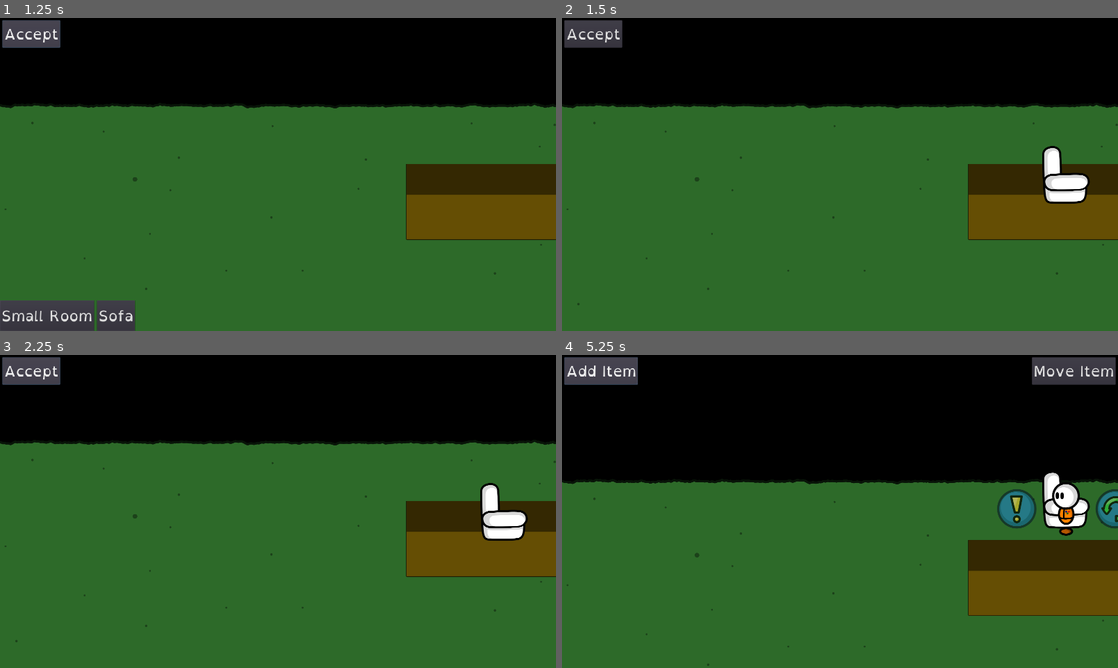
Above: before the commit, frames 1-4 (two rows, left to right).
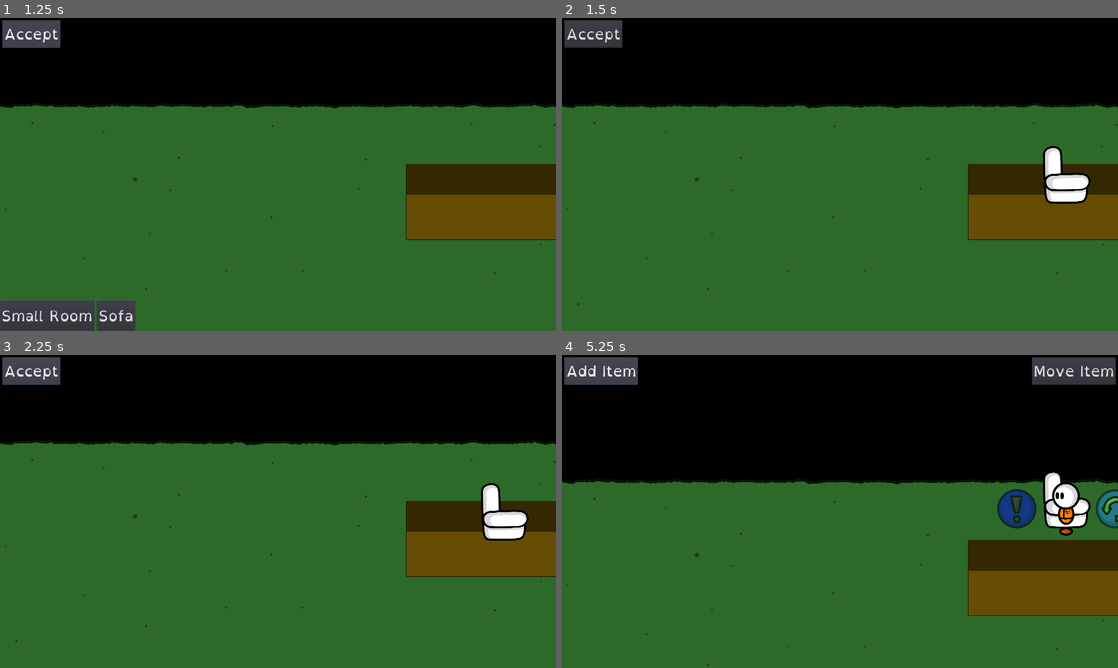
Above: after the commit, the same moments.

Repository: fupicat/szabandoned-0
Game: Godot game, scene res://Scenes/Places/House.tscn
The game is run twice, just before and just after one commit, with the same random seed, the same clock (stepped at 60 frames per second) and the same inputs.
Inputs:
- Up to frame 1 (1.25 s): click "Add Item" at 0.5 s
- Up to frame 2 (1.5 s): click "Sofa" at 1.25 s
- Up to frame 3 (2.25 s): click "Accept" at 2 s
- Up to frame 4 (5.25 s): click "Accept" at 2.75 s; tap Enter at 3.5 s; hold X (action) 3.53-4.28 s; hold Up (up) 3.53-5.03 s; tap Tab (mode) at 3.8, 4.35 s; tap X (action) at 4.55 s; hold Left (left) from 5.03 s (still down); hold X (action) from 5.03 s (still down)

Frame 1 is identical in both runs. In frame 2, 0.2% of the frame differs, in the area x 86-96%, y 40-60%; in frame 3, 0.2%; in frame 4, 0.6%, in the area x 78-96%, y 37-56%.

Commit message:
Action highlighting + print what you selected

Diff:
--- a/Scenes/Placeables/Sofa.tscn
+++ b/Scenes/Placeables/Sofa.tscn
@@ -1,7 +1,7 @@
 [gd_scene load_steps=5 format=2]
 
 [ext_resource path="res://Scripts/Placeable.gd" type="Script" id=1]
-[ext_resource path="res://Art/Placeables/Sofa.png" type="Texture" id=2]
+[ext_resource path="res://Art/Placeables/SofaSide.png" type="Texture" id=2]
 
 [sub_resource type="RectangleShape2D" id=1]
 extents = Vector2( 113.752, 35.162 )
--- a/Scenes/Player.tscn
+++ b/Scenes/Player.tscn
@@ -91,7 +91,6 @@
 script = ExtResource( 3 )
 
 [node name="Menu" type="Control" parent="Actions"]
-editor/display_folded = true
 anchor_left = 0.5
 anchor_top = 0.5
 anchor_right = 0.5
@@ -102,6 +101,7 @@
 margin_bottom = 305.3
 
 [node name="L" type="TextureButton" parent="Actions/Menu"]
+modulate = Color( 0.215686, 0.219608, 1, 1 )
 anchor_top = 0.5
 anchor_bottom = 0.5
 margin_top = -118.0
@@ -142,14 +142,14 @@
 margin_bottom = 236.0
 texture_normal = ExtResource( 4 )
 
-[node name="UR" type="TextureButton" parent="Actions/Menu"]
+[node name="RU" type="TextureButton" parent="Actions/Menu"]
 anchor_left = 1.0
 anchor_right = 1.0
 margin_left = -236.0
 margin_bottom = 236.0
 texture_normal = ExtResource( 4 )
 
-[node name="DR" type="TextureButton" parent="Actions/Menu"]
+[node name="RD" type="TextureButton" parent="Actions/Menu"]
 anchor_left = 1.0
 anchor_top = 1.0
 anchor_right = 1.0
--- a/Scripts/Player.gd
+++ b/Scripts/Player.gd
@@ -24,7 +24,7 @@
     move_and_slide(move, Vector2(0, -1))
 
 func _input(event):
-    if event.is_action_pressed("action") and !get_parent().edit_mode:
+    if event.is_action_pressed("action") and !get_parent().edit_mode and !$Actions.select:
         var inters = get_tree().get_nodes_in_group("Interactable")
         if len(inters) > 0:
             var onmes = []
--- a/Scripts/UI/ActionsUI.gd
+++ b/Scripts/UI/ActionsUI.gd
@@ -1,11 +1,13 @@
 extends Node2D
 
-var active = null
+var active = ''
 var select = false
 var the_obj = null
+var the_actions = []
 
 func menu(var object, var actions):
     the_obj = object
+    the_actions = actions
     get_parent().can_walk = false
     var i = 0
     var file = File.new()
@@ -18,6 +20,31 @@
         $Menu.get_child(i).texture_normal = texture
         i+=1
     $Anim.stop()
-    active = null
+    active = ''
     select = true
     $Anim.play("In")
+
+func _process(delta):
+    if select == true:
+        for node in $Menu.get_children():
+            node.modulate = Color(1, 1, 1)
+        var lr = ''
+        var ud = ''
+        if Input.is_action_pressed('left') and !Input.is_action_pressed("right"):
+            lr = 'L'
+        if Input.is_action_pressed("right") and !Input.is_action_pressed('left'):
+            lr = 'R'
+        if Input.is_action_pressed("up") and !Input.is_action_pressed("down"):
+            ud = 'U'
+        if Input.is_action_pressed("down") and !Input.is_action_pressed("up"):
+            ud = 'D'
+        active = lr + ud
+    else:
+        active = ''
+    if active != '':
+        get_node('Menu/' + active).modulate = Color(0.215686, 0.219608, 1)
+
+func _input(event):
+    if event.is_action_pressed("action"):
+        if active != '':
+            print(the_actions[get_node('Menu/' + active).get_position_in_parent()])
Binary file removed: Art/Placeables/Sofa.png
Binary file added: Art/Placeables/SofaBack.png
Not shown, added: Art/Placeables/SofaBack.png.import
Binary file added: Art/Placeables/SofaFront.png
Not shown, changed: Art/Placeables/SofaFront.png.import
Binary file added: Art/Placeables/SofaSide.png
Not shown, added: Art/Placeables/SofaSide.png.import
